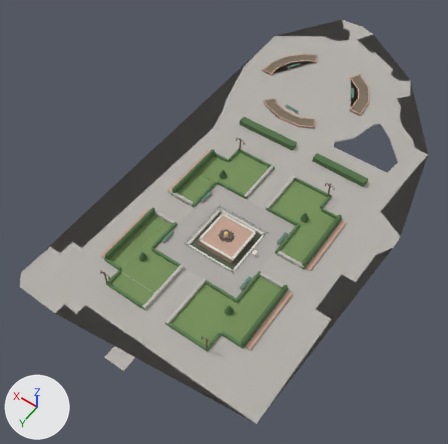
Two versions of the Blender file models/AR_Herautenplein/AR_Herautenplein_master.blend, one commit apart.
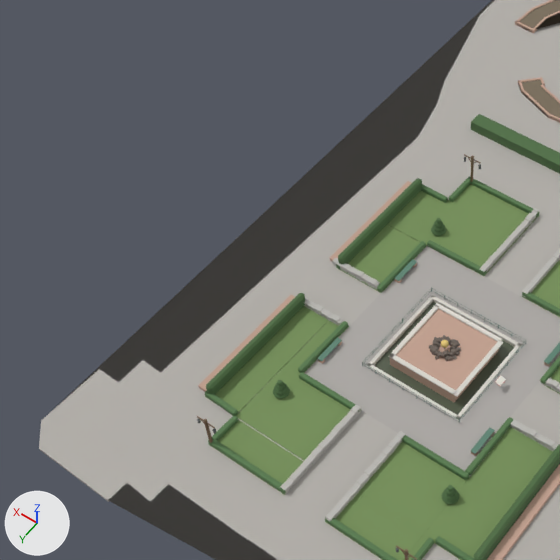
There are two pictures of each version: one whole from a 50 mm camera at (-31.3, 15.5, 73.0) aimed at (3.9, -33.7, -4.3), one close up on the part from 0% to 64% of the width and 13% to 77% of the height. Every picture has the same lights, and +X, +Y and +Z are marked at lower left. The last two pictures show the newer version.

The first close-up shows 'HP_bakken__baksteen', 'HP_bloemvakken__baksteen', 'HP_fontein__baksteen', 'HP_fontein__steen', 'HP_fontein__water', 'HP_gazon__gras', 'HP_hagen__haag', 'HP_hagen_zuid__taxus', 'HP_keien__kassei', 'HP_muurtjes__ruwsteen', 'HP_plavuis__plavuis', 'HP_taxus__taxus' and 10 more.
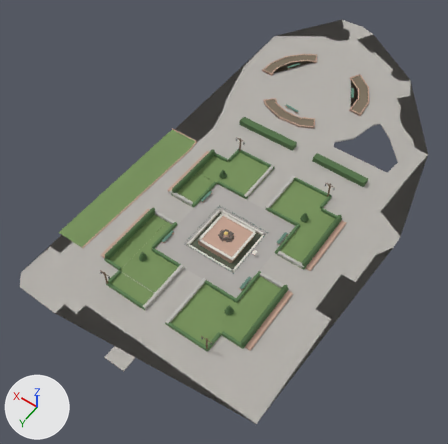
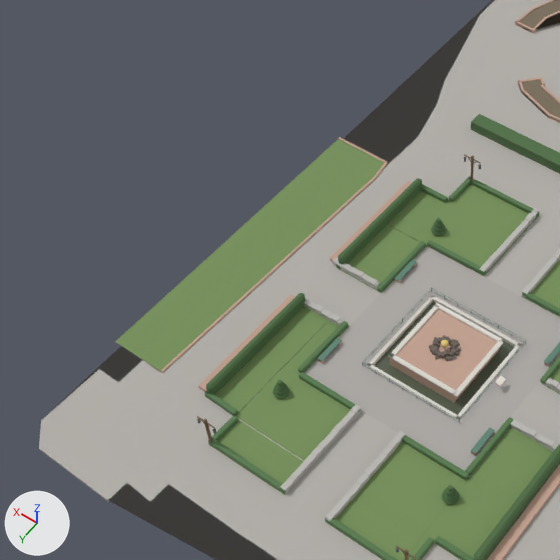
Where the change shows, as pixel boxes (x1, y1, x2, y2) in the close-ups (560 x 560 px):
'HP_gazon__gras', reshaped: before (205, 184, 560, 560); after (115, 139, 560, 560)
'HP_bloemvakken__baksteen', reshaped: before (515, 0, 560, 123); after (161, 0, 560, 373)
part 1 of me_hp_gazon__gras, added (green): after (115, 139, 384, 371)
part 2 of me_hp_bloemvakken__baksteen, added: after (374, 162, 388, 178)
part 3 of me_hp_bloemvakken__baksteen, added: after (338, 137, 387, 163)
part 4 of me_hp_bloemvakken__baksteen, added: after (161, 177, 376, 373)

What changed in the scene script:
```text
Change me_hp_bloemvakken__baksteen:
    used by ob_hp_bloemvakken__baksteen; location = (0.0, 0.0, 0.0)
    remove me_hp_bloemvakken__baksteen.from_pydata(...)  # 672 vertices, 728 faces; spans x -3.8..16.7, y -73.4..-54.6, z 0.0..0.4
    add me_hp_bloemvakken__baksteen.from_pydata(...)  # 744 vertices, 806 faces; spans x -3.8..20.5, y -73.4..-15.1, z 0.0..0.4
    me_hp_bloemvakken__baksteen part 2: the loose piece of 24 vertices spanning x 10.4..11.9, y -58.3..-56.7, z 0.0..0.4 is copied, and the copy is turned 50.9 degrees about the z axis through its middle and scaled by 0.99, then moved by (4.1, 16.5, -0.1); it spans x 15.0..15.5, y -42.0..-40.0, z 0.0..0.2
    me_hp_bloemvakken__baksteen part 3: the loose piece of 24 vertices spanning x 7.3..11.0, y -56.2..-54.6, z 0.0..0.4 is copied, and the copy is scaled about its middle by (1.42, 0.0202, 0.542), then moved by (8.8, 13.4, -0.1); it spans x 15.4..20.5, y -42.1..-41.9, z 0.0..0.2
    me_hp_bloemvakken__baksteen part 4: a new loose piece of 24 vertices spanning x 15.0..15.8, y -40.0..-15.1, z 0.0..0.2, in mat_mat_baksteen (beige #c4a290)
Change me_hp_gazon__gras:
    used by ob_hp_gazon__gras; location = (0.0, 0.0, 0.0)
    verts and faces of me_hp_gazon__gras; kept vertices keep their numbers, new ones are numbered from 224
    remove me_hp_gazon__gras.from_pydata(...)  # 224 vertices, 168 faces; spans x -12.2..11.7, y -44.5..-12.5, z -0.2..0.1
    add me_hp_gazon__gras.from_pydata(...)  # 229 vertices, 169 faces; spans x -12.2..20.5, y -44.5..-12.5, z -0.2..0.1
    me_hp_gazon__gras part 1
    add verts[224] = (15.8, -15.1, 0.1)  # pixel (161, 371)
    add verts[225] = (20.5, -15.1, 0.1)  # pixel (115, 341)
    add verts[226] = (20.5, -42.0, 0.1)  # pixel (339, 138)
    add verts[227] = (15.4, -42.0, 0.1)  # pixel (386, 162)
    add verts[228] = (15.1, -40.0, 0.1)  # pixel (374, 177)
    add faces += [(224, 228, 227, 226, 225)]
```
